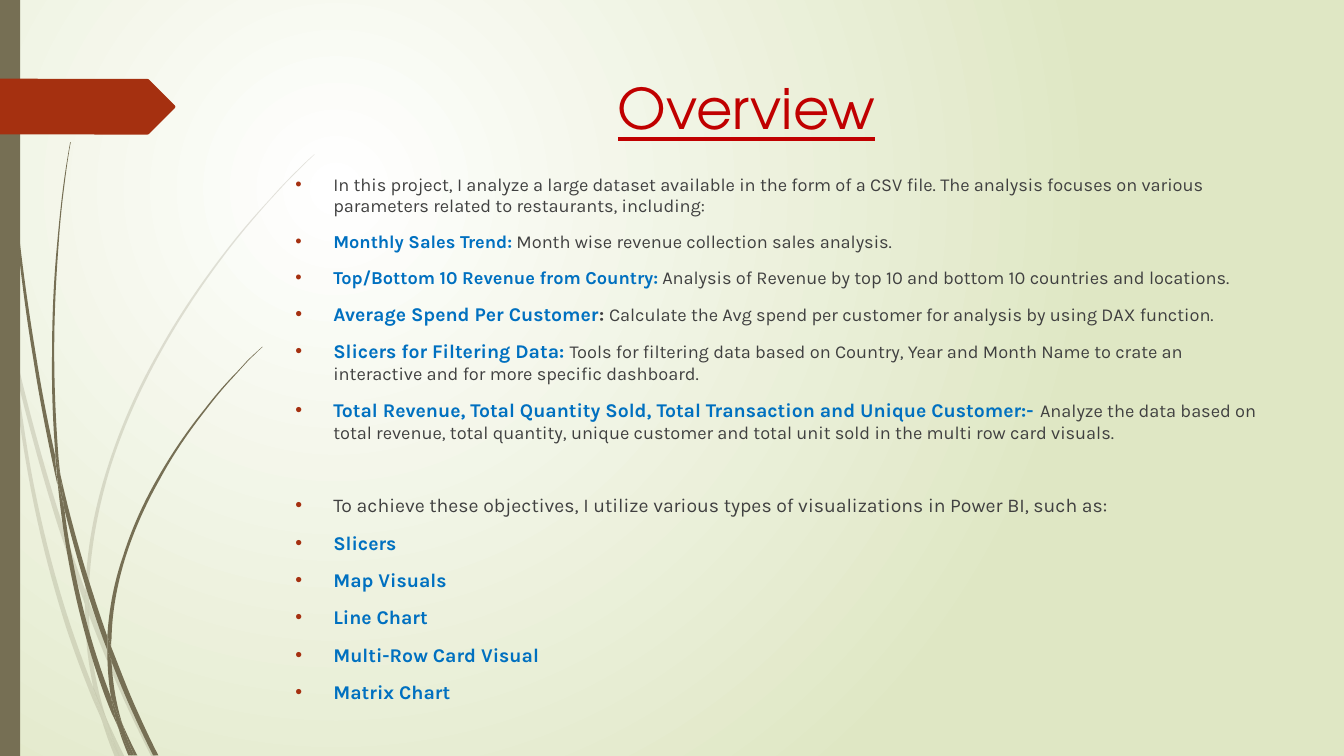
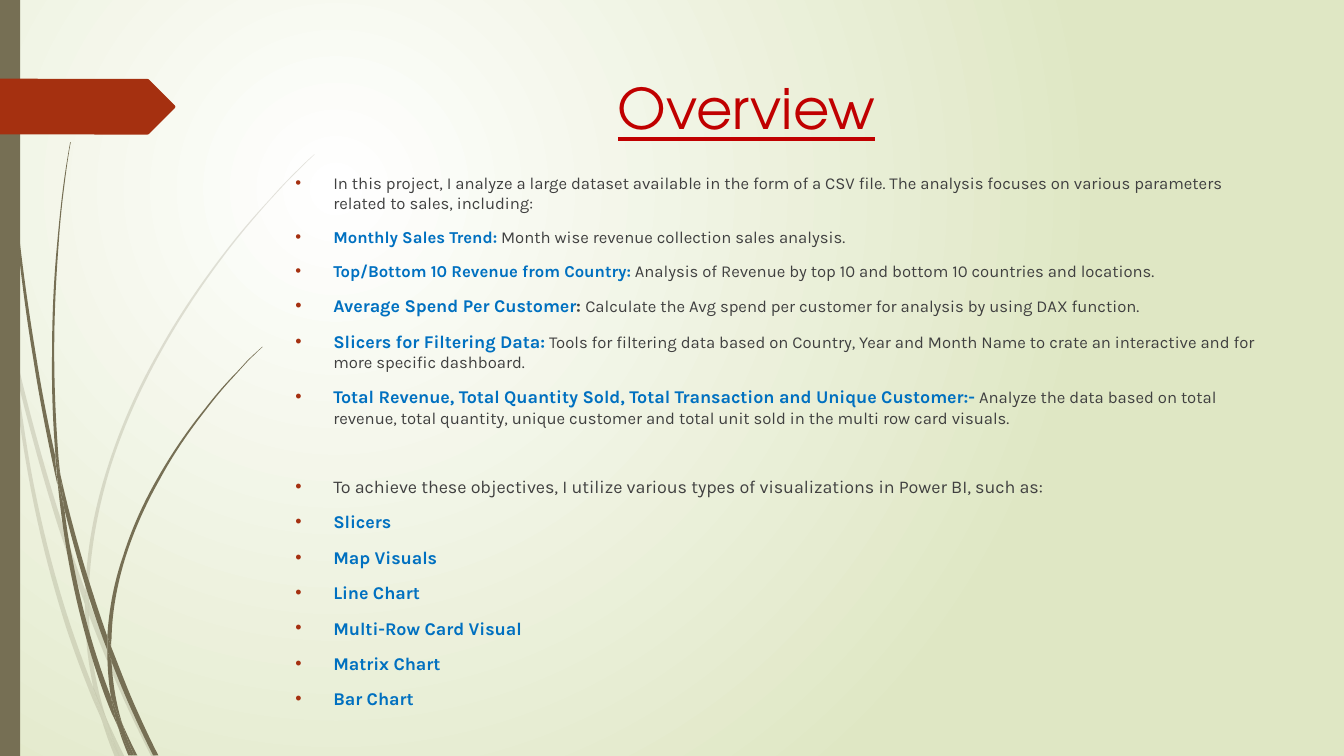
Before and after one commit to hemantg111/LearnKnowD, a slide deck: slide 2 of LearnKnowD Sales Analysis.pptx. Drawn at 1344x756 pixels with LibreOffice and Linux fonts; fonts in the diff are those of the drawing. Boxes give left, top, right and bottom in pixels: in the first picture for what was removed or moved away, otherwise in the second. Text is boxed around its words. In the diff, an @@ line names an element or a change of style, - is before the commit and + after.

```diff
--- a/LearnKnowD Sales Analysis.pptx
+++ b/LearnKnowD Sales Analysis.pptx
@@ text at (333, 177, 1255, 636): paragraph added @@
+• Bar Chart
@@ text at (333, 177, 1222, 213): text changed; size 12.9 to 11.9 pt @@
-• In this project, I analyze a large dataset available in the form of a CSV file. The analysis focuses on various parameters related to restaurants, including:
+• In this project, I analyze a large dataset available in the form of a CSV file. The analysis focuses on various parameters related to sales, including:
@@ text at (333, 231, 1255, 636): size 12.9 to 11.9 pt in "Monthly Sales Trend: Month wise revenue collection ...", "Top/Bottom 10 Revenue from Country: Analysis of ...", "Calculate the Avg spend per customer for ...", "Tools for filtering data based on Country, ..." and 1 more places; size 13.9 to 12.8 pt in "Average Spend Per Customer:", "Slicers for Filtering Data:", "Total Revenue, Total Quantity Sold, Total Transaction ...", "To achieve these objectives, I utilize various ..." and 5 more places @@
```
Also in this commit, not shown: 4 other slides changed, 1 slide added.
